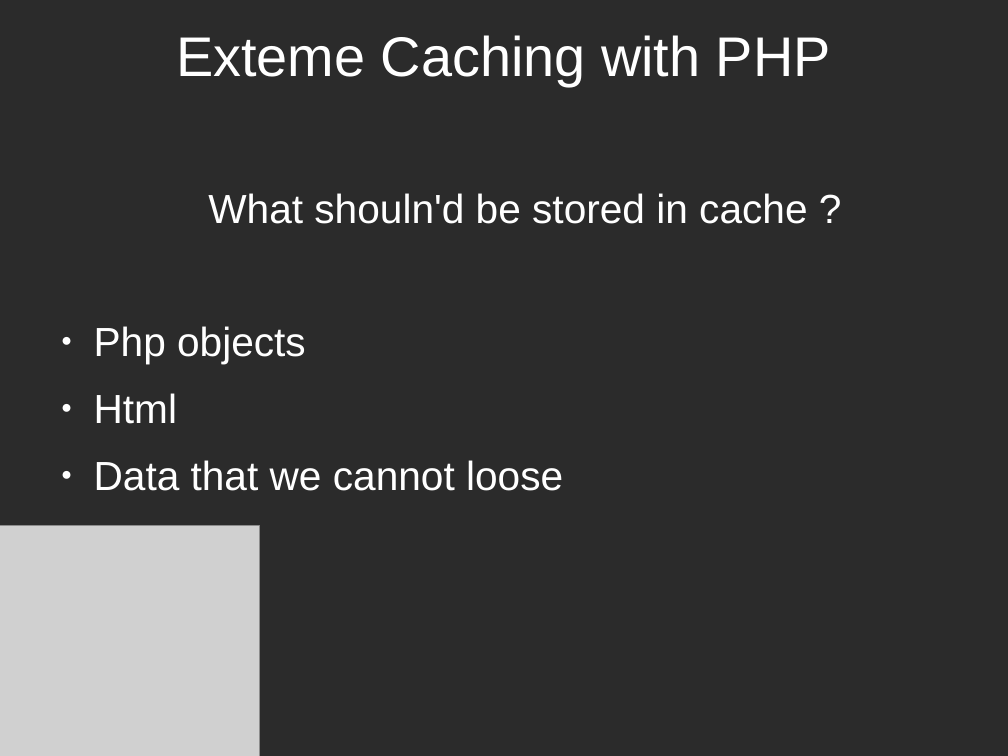
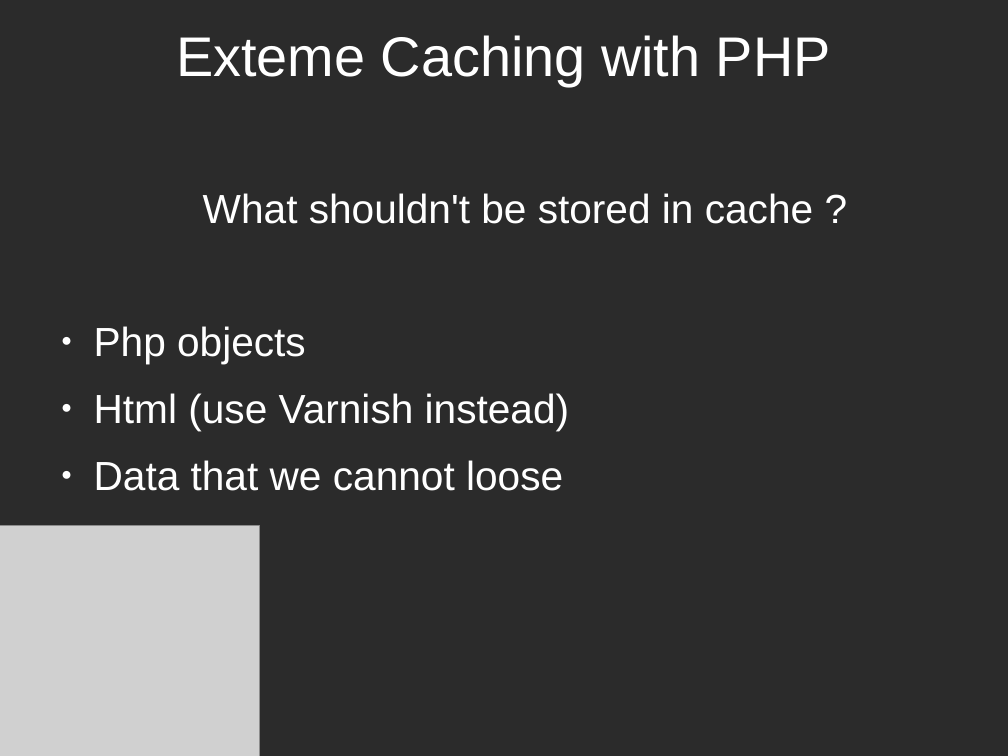
Before and after one commit to piotrmiazga/extreme_caching, a slide deck: slide 24 of presentation.odp (slide 23 before the commit). Drawn at 1008x756 pixels with LibreOffice and Linux fonts; fonts in the diff are those of the drawing; grey boxes stand for pictures; background and template pictures are left out; a plain dark background stands for a picture behind light text. Boxes give left, top, right and bottom in pixels: in the first picture for what was removed or moved away, otherwise in the second. Text is boxed around its words. In the diff, an @@ line names an element or a change of style, - is before the commit and + after.

```diff
--- a/presentation.odp
+++ b/presentation.odp
@@ text at <box>203,193,813,224</box>: text changed @@
-What shouln'd be stored in cache ?
+What shouldn't be stored in cache ?
@@ text at <box>94,393,570,431</box>: text changed @@
-● Html
+● Html (use Varnish instead)
```
Also in this commit, not shown: 28 other slides changed, 12 slides added, 5 other files.
